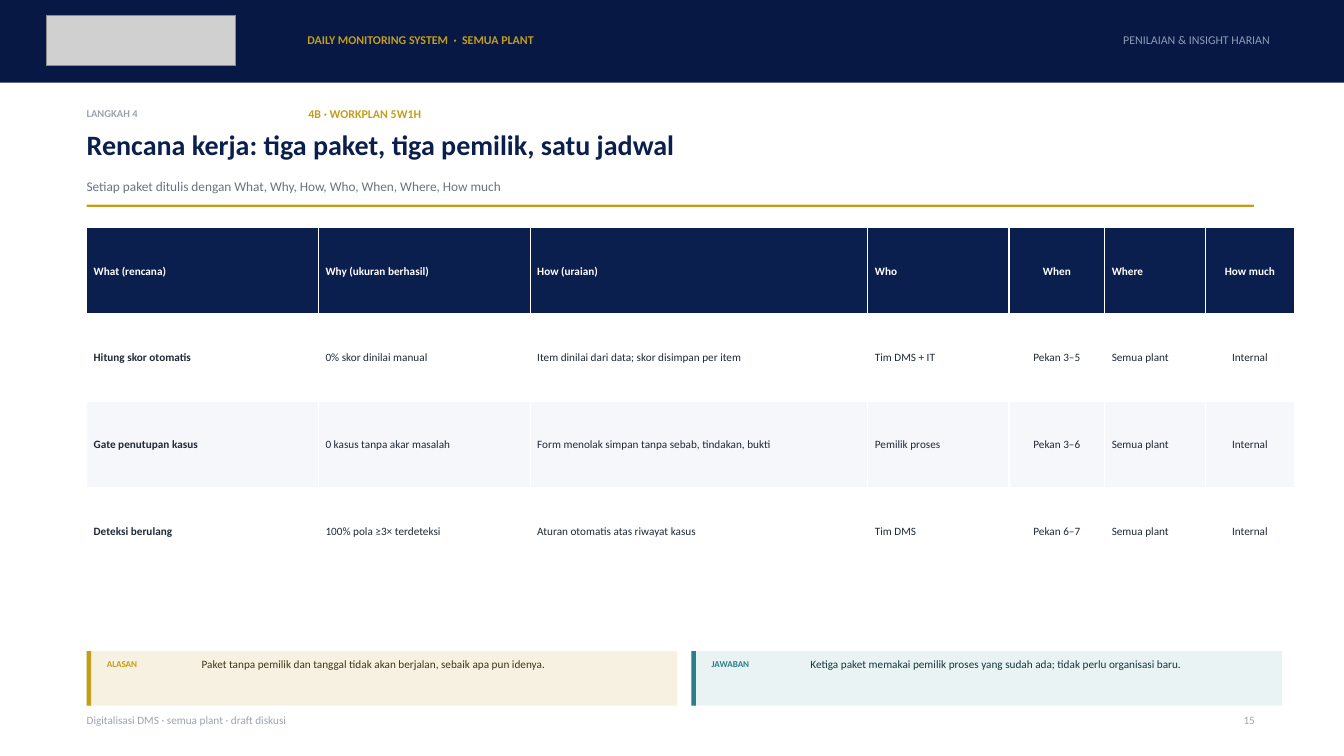
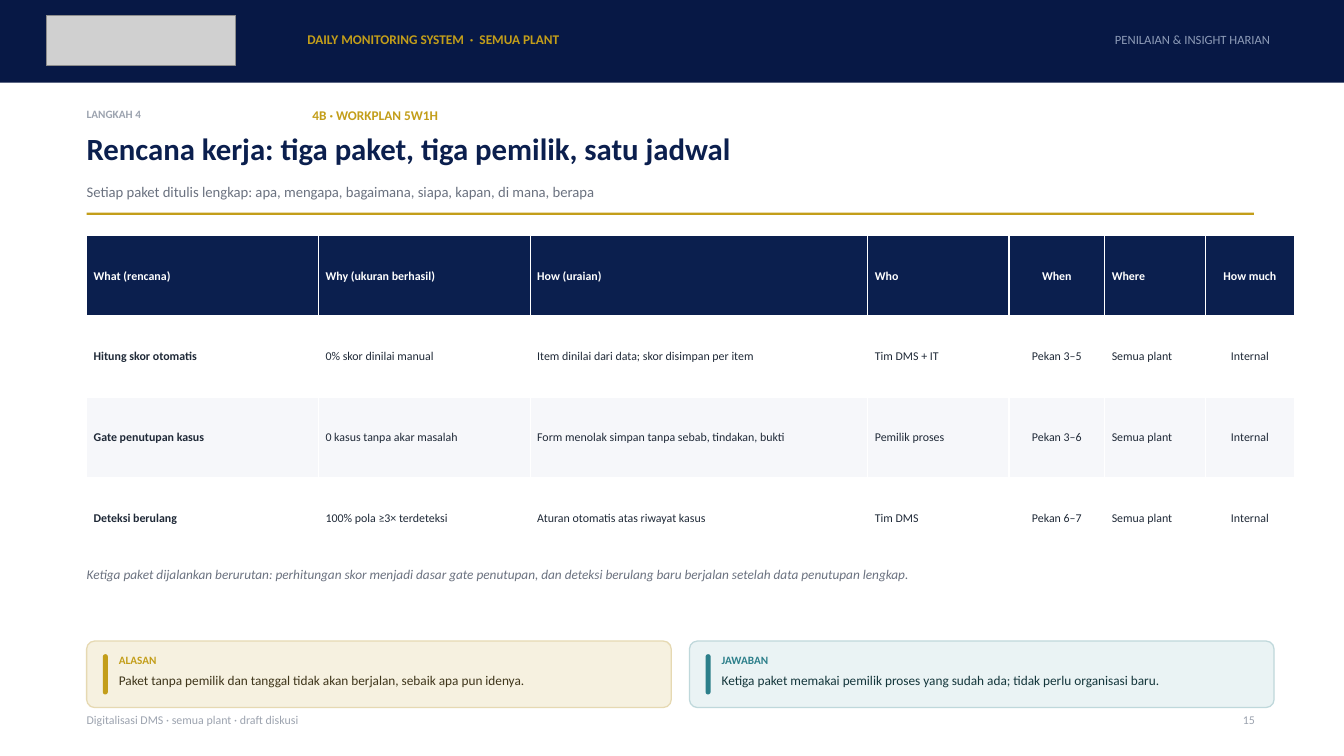
Before and after one commit to GalaxyDust/DailyMonitoringSystem_App, a slide deck: slide 15 of docs/DMS_Digitalisasi_v1.pptx. Drawn at 1344x756 pixels with LibreOffice and Linux fonts; fonts in the diff are those of the drawing; grey boxes stand for pictures; background and template pictures are left out. Boxes give left, top, right and bottom in pixels: in the first picture for what was removed or moved away, otherwise in the second. Text is boxed around its words. In the diff, an @@ line names an element or a change of style, - is before the commit and + after.

```diff
--- a/docs/DMS_Digitalisasi_v1.pptx
+++ b/docs/DMS_Digitalisasi_v1.pptx
@@ text "DAILY MONITORING SYSTEM · SEMUA ..." at [307,35,559,44]: size 8.5 to 9.5 pt @@
@@ text "PENILAIAN & INSIGHT HARIAN": place and size @@
-text "PENILAIAN & INSIGHT HARIAN" at [1123,36,1269,44]
+text "PENILAIAN & INSIGHT HARIAN" at [1115,36,1270,44]
@@ text "PENILAIAN & INSIGHT HARIAN" at [1115,36,1270,44]: size 8.5 to 9 pt @@
@@ text "LANGKAH 4" at [87,111,141,118]: size 7.5 to 8 pt @@
@@ text "4B · WORKPLAN 5W1H" at [312,111,438,120]: size 8.5 to 9.5 pt @@
@@ text "Rencana kerja: tiga paket, tiga ..." at [87,138,731,166]: size 20 to 22 pt @@
@@ text at [87,187,594,200]: text changed; size 9.5 to 10.5 pt @@
-Setiap paket ditulis dengan What, Why, How, Who, When, Where, How much
+Setiap paket ditulis lengkap: apa, mengapa, bagaimana, siapa, kapan, di mana, berapa
@@ table at [87,236,1295,559] @@
@@ size 8 to 8.5 pt @@
@@ table: place and size @@
-table at [87,228,1295,575]
+table at [87,236,1295,559]
@@ rectangle: place and size @@
-rectangle at [87,205,1254,207]
+rectangle at [87,213,1254,215]
@@ text added at [87,570,909,581], 9.5 pt, text #6B7280, italic @@
+Ketiga paket dijalankan berurutan: perhitungan skor menjadi dasar gate penutupan, dan deteksi berulang baru berjalan setelah data penutupan lengkap.
@@ rectangle removed at [87,651,678,706] @@
@@ rectangle removed at [87,651,91,706] @@
@@ rounded rectangle added at [87,641,671,708], fill #F6F1E0, outline #E6D9B2 0.9 pt @@
@@ rounded rectangle added at [103,654,108,695], fill #C39E1A @@
@@ text "ALASAN": place and size @@
-text "ALASAN" at [107,661,137,667]
+text "ALASAN" at [119,656,157,664]
@@ text "ALASAN" at [119,656,157,664]: size 6.5 to 8 pt @@
@@ rounded rectangle added at [690,641,1274,708], fill #EAF3F4, outline #BFD8DB 0.9 pt @@
@@ rectangle removed at [692,651,1282,706] @@
@@ rectangle removed at [692,651,696,706] @@
@@ rounded rectangle added at [706,654,711,695], fill #2C7F8A @@
@@ text "JAWABAN" at [722,656,769,664]: size 6.5 to 8 pt @@
@@ text "JAWABAN": place and size @@
-text "JAWABAN" at [712,661,750,667]
+text "JAWABAN" at [722,656,769,664]
@@ text "Paket tanpa pemilik dan tanggal ...": place and size @@
-text "Paket tanpa pemilik dan tanggal ..." at [202,660,545,670]
+text "Paket tanpa pemilik dan tanggal ..." at [119,675,524,688]
@@ text "Paket tanpa pemilik dan tanggal ..." at [119,675,524,688]: size 8 to 9.5 pt; line spacing 1.12 to 1.15 @@
@@ text "Ketiga paket memakai pemilik proses ..." at [722,675,1159,688]: size 8 to 9.5 pt; line spacing 1.12 to 1.15 @@
@@ text "Ketiga paket memakai pemilik proses ...": place and size @@
-text "Ketiga paket memakai pemilik proses ..." at [810,660,1181,670]
+text "Ketiga paket memakai pemilik proses ..." at [722,675,1159,688]
@@ text "Digitalisasi DMS · semua plant ..." at [87,716,299,726]: size 8 to 8.5 pt @@
```
Also in this commit, not shown: 22 other slides changed, 2 other files.
